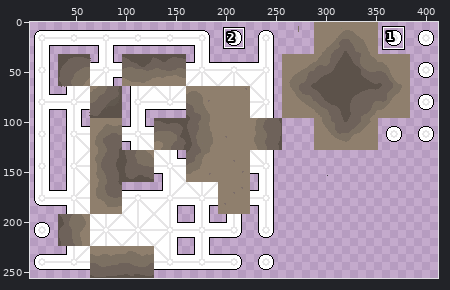
Two versions of one pixel-art file, Assets/Graphics/Tilemaps/DryToWetDirt.aseprite. The picture above shows the old version from afar; the outline marks the close-up.
Close-up. First the earlier version:
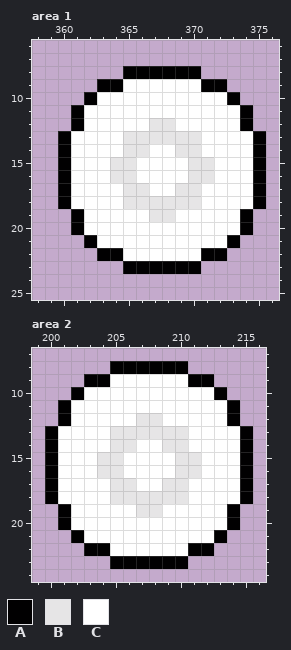
512x256 pixels, 1 frame. Colours within 5 levels of each other are drawn and written as one. Shown: area 1: x 358..376, y 6..25; area 2: x 199..216, y 7..24. The wide view leaves out empty margins. The commit also changed other parts of the picture, which this record leaves out.
Visible layers, top first: "Layer 1", "Layer".
Palette (. is transparent): A #010001  B #e6e5e6  C #ffffff
Pixels before, area 1, first column x 360:
 8 .....AAAAAA.....
 9 ...AACCCCCCAA...
10 ..ACCCCCCCCCCA..
11 .ACCCCCCCCCCCCA.
12 .ACCCCCBBCCCCCA.
13 ACCCCBBBBBBCCCCA
14 ACCCCBBCCBBCCCCA
15 ACCCBBCCCCBBCCCA
16 ACCCBBCCCCBBCCCA
17 ACCCCBBCCBBCCCCA
18 ACCCCBBBBBBCCCCA
19 .ACCCCCBBCCCCCA.
20 .ACCCCCCCCCCCCA.
21 ..ACCCCCCCCCCA..
22 ...AACCCCCCAA...
23 .....AAAAAA.....
Pixels before, area 2, first column x 200:
 8 .....AAAAAA.....
 9 ...AACCCCCCAA...
10 ..ACCCCCCCCCCA..
11 .ACCCCCCCCCCCCA.
12 .ACCCCCBBCCCCCA.
13 ACCCCBBBBBBCCCCA
14 ACCCCBBCCBBCCCCA
15 ACCCBBCCCCBBCCCA
16 ACCCBBCCCCBBCCCA
17 ACCCCBBCCBBCCCCA
18 ACCCCBBBBBBCCCCA
19 .ACCCCCBBCCCCCA.
20 .ACCCCCCCCCCCCA.
21 ..ACCCCCCCCCCA..
22 ...AACCCCCCAA...
23 .....AAAAAA.....
The result:
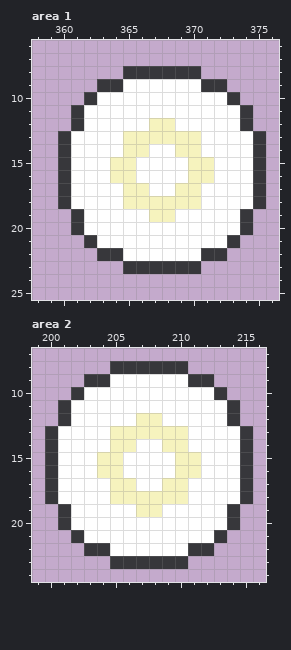
Changes in this commit:
colour A: #010001 -> #37373b
colour B: #e6e5e6 -> #f6f3be
Boxes around the changes in both close-ups, in picture pixels (x1, y1, x2, y2):
changed: (58, 66, 266, 274)
changed: (45, 361, 253, 569)
